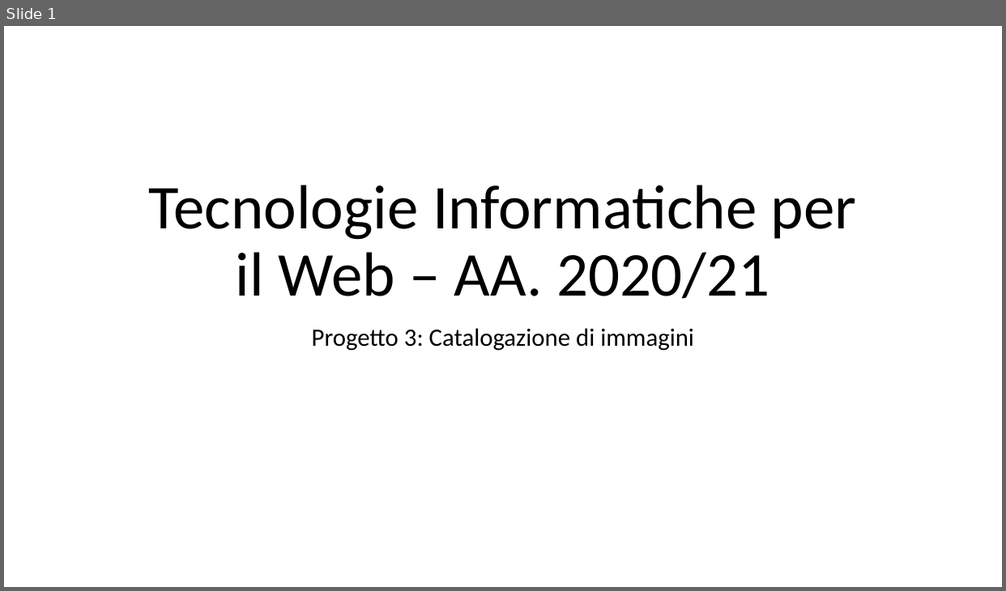
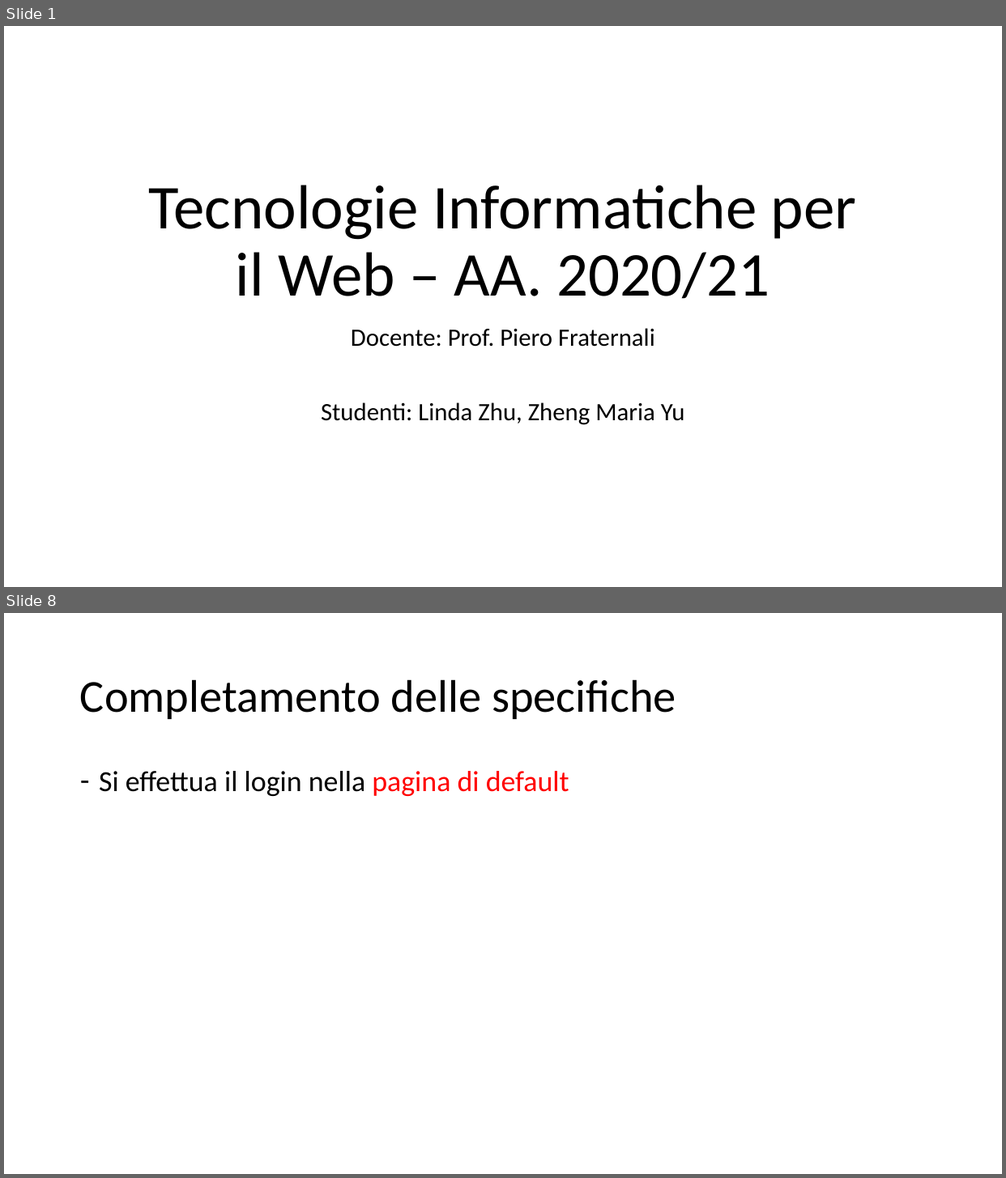
Before and after one commit to Trixyz28/TIW-ImgCatalog, a slide deck: Documents/TIWProject.pptx. Shown one above the other, each under a label of ours: slide 1 before the commit, slides 1 and 8 after it; the slides between them are not shown. The pictures are 1006x591 and 1006x1178 pixels, drawn with LibreOffice and Linux fonts; fonts in the diff are those of the drawing. Boxes give left, top, right and bottom in pixels: in the first picture for what was removed or moved away, otherwise in the second. Text is boxed around its words. In the diff, an @@ line names an element or a change of style, - is before the commit and + after.

Commit message:
Login phase init

```diff
--- a/Documents/TIWProject.pptx
+++ b/Documents/TIWProject.pptx
@@ slide 8 added at <box>4,613,1002,1174</box>, background #FFFFFF @@
@@ title added at <box>80,679,676,719</box>, 44 pt, text #000000 @@
+Completamento delle specifiche
@@ text added at <box>99,771,569,796</box>, 28 pt, text #000000 @@
+– Si effettua il login nella pagina di default
@@ slide 1 changed as well @@
@@ subtitle at <box>321,328,685,425</box>: text changed @@
-Progetto 3: Catalogazione di immagini
+Docente: Prof. Piero Fraternali
+Studenti: Linda Zhu, Zheng Maria Yu
```
Also in this commit, not shown: 1 other slide changed, 9 other slides added, 6 other files.
